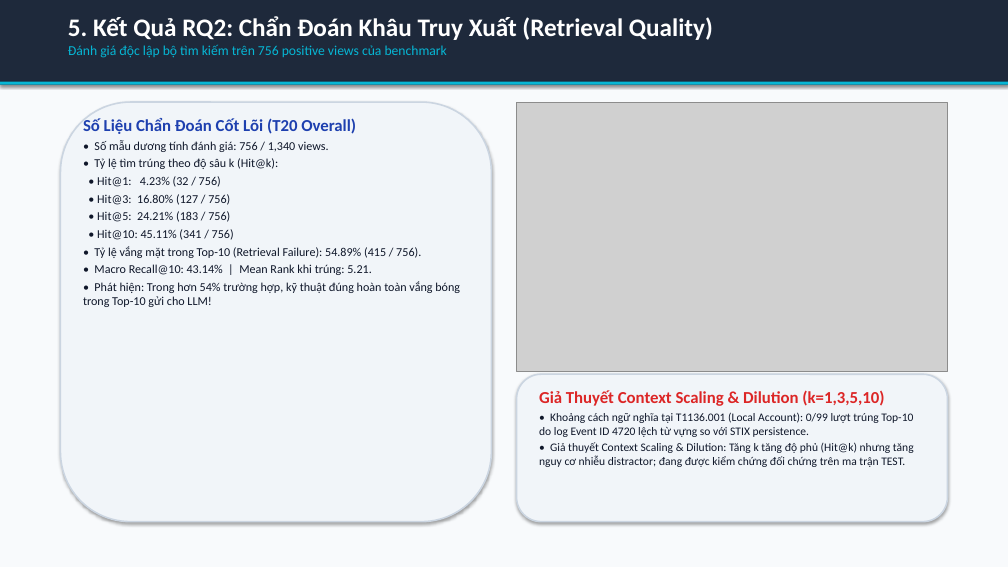
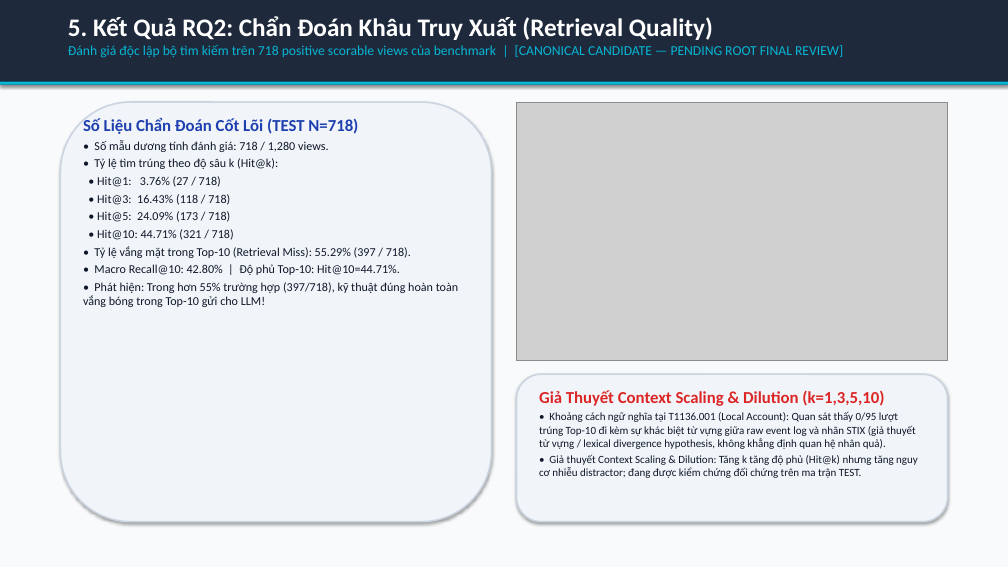
Before and after one commit to habachcp6/RAG2ATTCK, a slide deck: slide 6 of docs/presentation/slides.pptx. Drawn at 1008x567 pixels with LibreOffice and Linux fonts; fonts in the diff are those of the drawing; grey boxes stand for pictures. Boxes give left, top, right and bottom in pixels: in the first picture for what was removed or moved away, otherwise in the second. Text is boxed around its words. In the diff, an @@ line names an element or a change of style, - is before the commit and + after.

```diff
--- a/docs/presentation/slides.pptx
+++ b/docs/presentation/slides.pptx
@@ text at [68, 45, 843, 58]: text changed @@
-Đánh giá độc lập bộ tìm kiếm trên 756 positive views của benchmark
+Đánh giá độc lập bộ tìm kiếm trên 718 positive scorable views của benchmark | [CANONICAL CANDIDATE — PENDING ROOT FINAL REVIEW]
@@ text at [83, 118, 358, 152]: text changed @@
-Số Liệu Chẩn Đoán Cốt Lõi (T20 Overall)
-• Số mẫu dương tính đánh giá: 756 / 1,340 views.
+Số Liệu Chẩn Đoán Cốt Lõi (TEST N=718)
+• Số mẫu dương tính đánh giá: 718 / 1,280 views.
@@ picture: place and size @@
-picture at [516, 102, 948, 371]
+picture at [516, 102, 948, 361]
@@ text at [83, 176, 458, 307]: text changed @@
-• Hit@1: 4.23% (32 / 756)
-• Hit@3: 16.80% (127 / 756)
-• Hit@5: 24.21% (183 / 756)
-• Hit@10: 45.11% (341 / 756)
-• Tỷ lệ vắng mặt trong Top-10 (Retrieval Failure): 54.89% (415 / 756).
-• Macro Recall@10: 43.14% | Mean Rank khi trúng: 5.21.
-• Phát hiện: Trong hơn 54% trường hợp, kỹ thuật đúng hoàn toàn vắng bóng trong Top-10 gửi cho LLM!
+• Hit@1: 3.76% (27 / 718)
+• Hit@3: 16.43% (118 / 718)
+• Hit@5: 24.09% (173 / 718)
+• Hit@10: 44.71% (321 / 718)
+• Tỷ lệ vắng mặt trong Top-10 (Retrieval Miss): 55.29% (397 / 718).
+• Macro Recall@10: 42.80% | Độ phủ Top-10: Hit@10=44.71%.
+• Phát hiện: Trong hơn 55% trường hợp (397/718), kỹ thuật đúng hoàn toàn vắng bóng trong Top-10 gửi cho LLM!
@@ text at [539, 412, 916, 449]: text changed; size 11 to 10.5 pt @@
-• Khoảng cách ngữ nghĩa tại T1136.001 (Local Account): 0/99 lượt trúng Top-10 do log Event ID 4720 lệch từ vựng so với STIX persistence.
+• Khoảng cách ngữ nghĩa tại T1136.001 (Local Account): Quan sát thấy 0/95 lượt trúng Top-10 đi kèm sự khác biệt từ vựng giữa raw event log và nhãn STIX (giả thuyết từ vựng / lexical divergence hypothesis, không khẳng định quan hệ nhân quả).
@@ text at [539, 454, 918, 478]: size 11 to 10.5 pt in "• Giả thuyết Context Scaling & Dilution: ..." @@
```
Also in this commit, not shown: 11 other slides changed, 23 other files.
